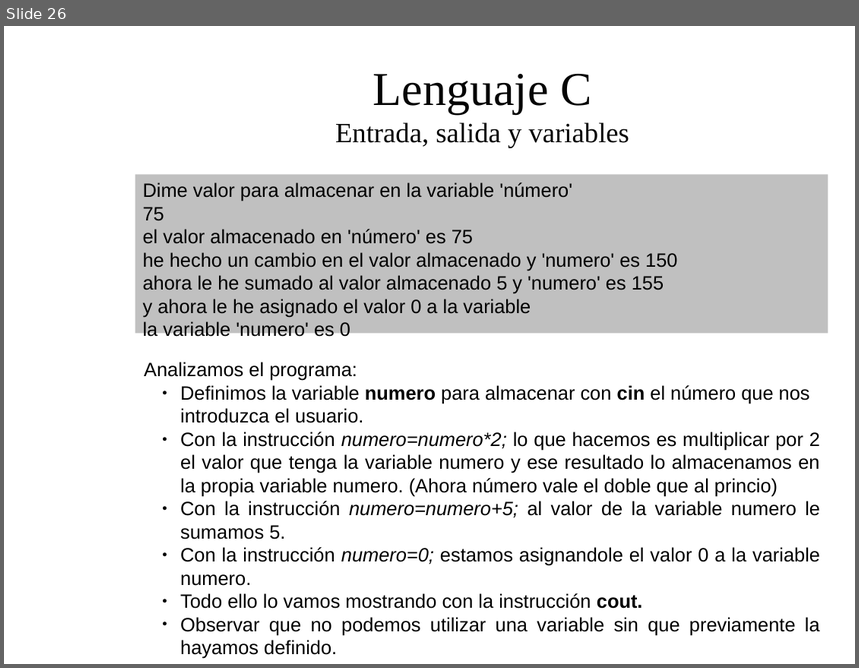
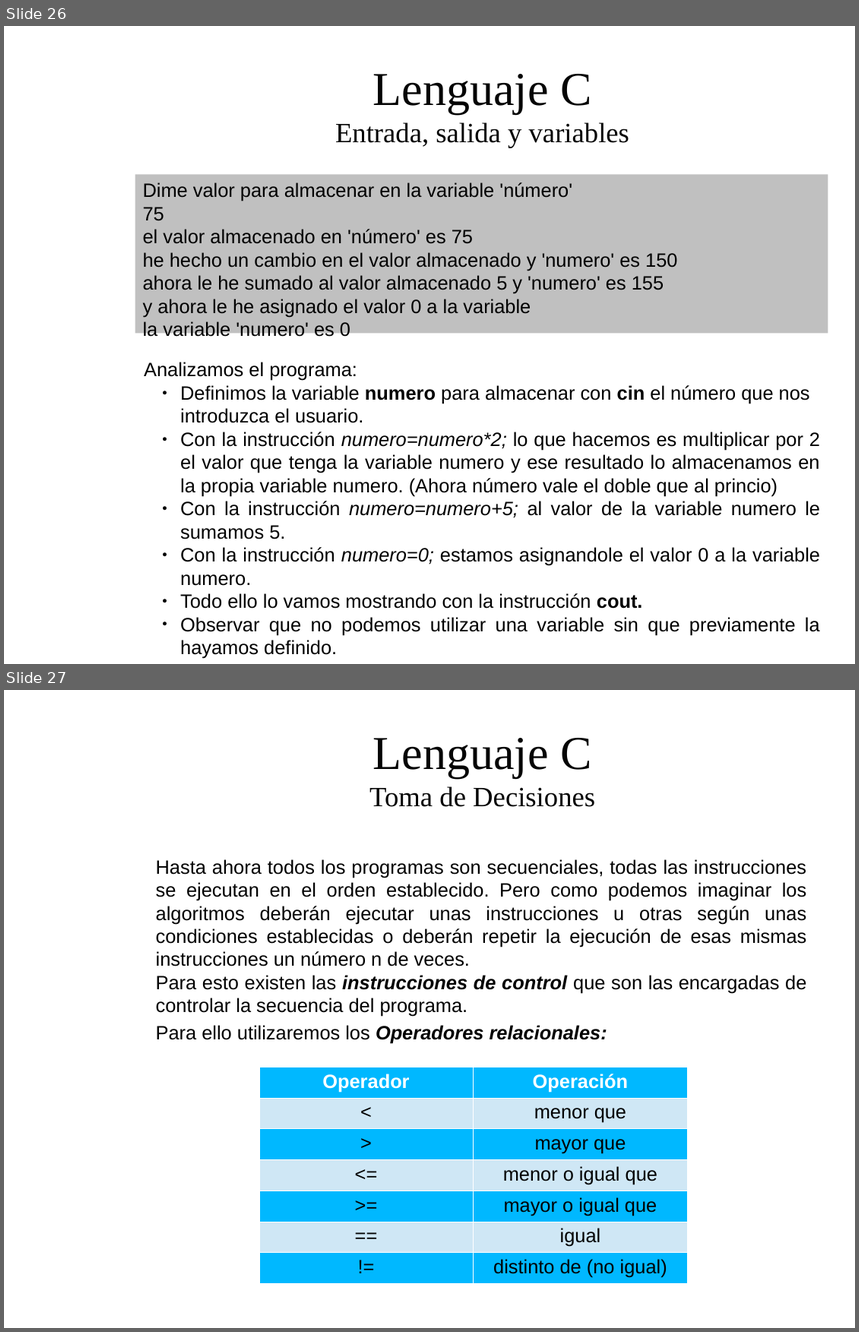
Before and after one commit to dolpo04/2bach, a slide deck: unidades/01_introduccion_a_la_programacion/presentacion/Tema1: Introduccion a la programacion.odp. Shown one above the other, each under a label of ours: slide 26 before the commit, slides 26 and 27 after it. The pictures are 859x668 and 859x1332 pixels, drawn with LibreOffice and Linux fonts; fonts in the diff are those of the drawing; background and template pictures are left out. Boxes give left, top, right and bottom in pixels: in the first picture for what was removed or moved away, otherwise in the second. Text is boxed around its words. In the diff, an @@ line names an element or a change of style, - is before the commit and + after.

Commit message:
Acabado hasta bucles

```diff
--- a/unidades/01_introduccion_a_la_programacion/presentacion/Tema1: Introduccion a la programacion.odp
+++ b/unidades/01_introduccion_a_la_programacion/presentacion/Tema1: Introduccion a la programacion.odp
@@ slide 27 added at <box>4,690,855,1328</box>, background picture (left out) @@
@@ title added at <box>370,738,595,807</box>, 26 pt, text #050505 @@
+Lenguaje C
+Toma de Decisiones
@@ text added at <box>156,859,807,1017</box>, 18 pt, text #000000 @@
+Hasta ahora todos los programas son secuenciales, todas las instrucciones se ejecutan en el orden establecido. Pero como podemos imaginar los algoritmos deberán ejecutar unas instrucciones u otras según unas condiciones establecidas o deberán repetir la ejecución de esas mismas instrucciones un número n de veces.
+Para esto existen las instrucciones de control que son las encargadas de controlar la secuencia del programa.
@@ text added at <box>156,1025,607,1044</box>, 18 pt, text #000000 @@
+Para ello utilizaremos los Operadores relacionales:
@@ table added at <box>259,1067,688,1281</box>, 7 rows, 2 columns @@
+Operador | Operación
+< | menor que
+> | mayor que
+<= | menor o igual que
+>= | mayor o igual que
+== | igual
+!= | distinto de (no igual)
```
Also in this commit, not shown: 2 slides changed, 8 other slides added, 9 other files.
